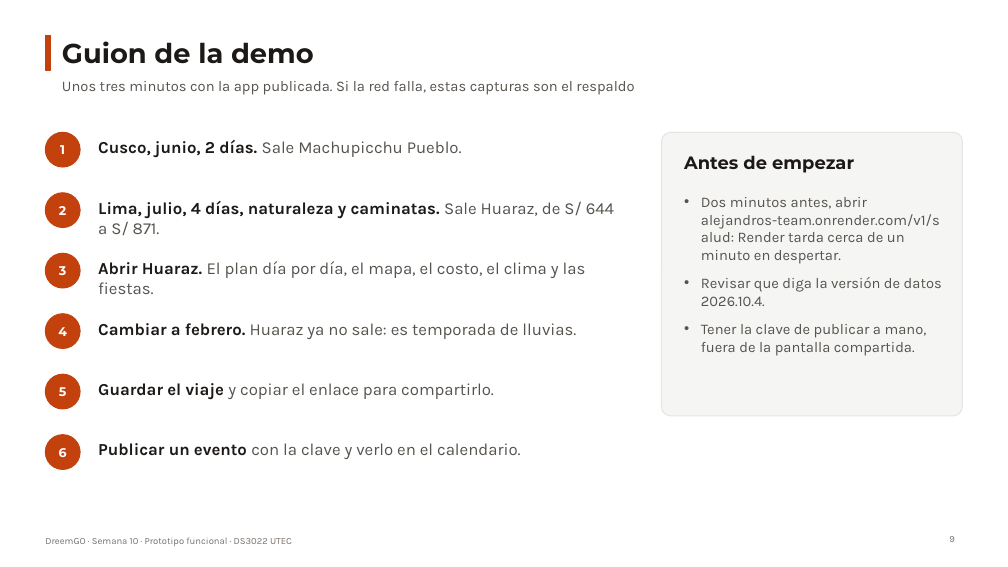
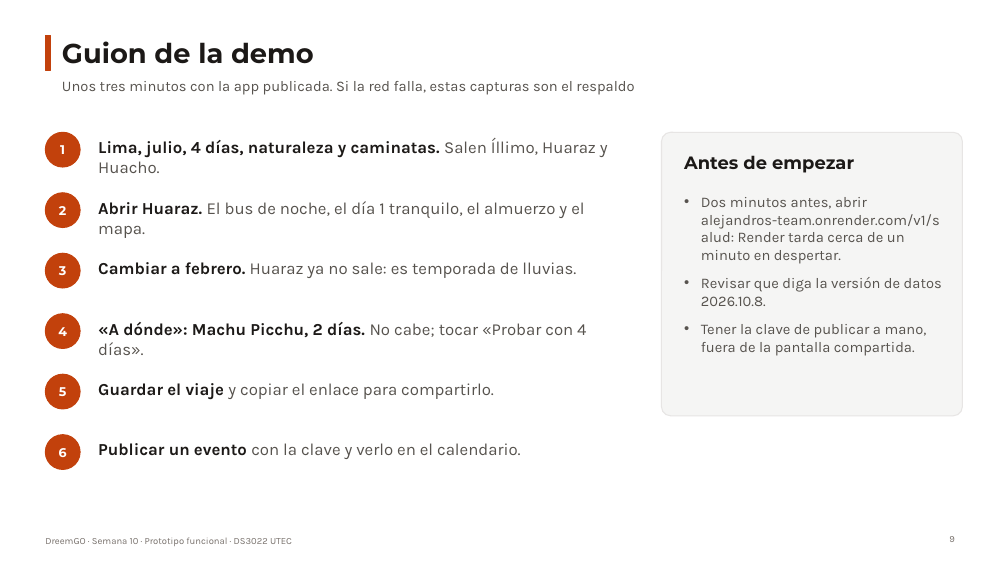
Before and after one commit to oswaldoaqm/Alejandros-Team, a slide deck: slide 9 of deliveries/week10/PresentationWeek10.pptx. Drawn at 1008x567 pixels with LibreOffice and Linux fonts; fonts in the diff are those of the drawing. Boxes give left, top, right and bottom in pixels: in the first picture for what was removed or moved away, otherwise in the second. Text is boxed around its words. In the diff, an @@ line names an element or a change of style, - is before the commit and + after.

```diff
--- a/deliveries/week10/PresentationWeek10.pptx
+++ b/deliveries/week10/PresentationWeek10.pptx
@@ text at [98,138,608,173]: text changed; text colour #57534E to #1C1917; bold on @@
-Cusco, junio, 2 días. Sale Machupicchu Pueblo.
+Lima, julio, 4 días, naturaleza y caminatas. Salen Íllimo, Huaraz y Huacho.
@@ text at [98,201,584,238]: text changed; text colour #1C1917 to #57534E; bold off @@
-Lima, julio, 4 días, naturaleza y caminatas. Sale Huaraz, de S/ 644 a S/ 871.
+Abrir Huaraz. El bus de noche, el día 1 tranquilo, el almuerzo y el mapa.
@@ text "Cambiar a febrero. Huaraz ya ...": place and size @@
-text "Cambiar a febrero. Huaraz ya ..." at [98,323,576,339]
+text "Cambiar a febrero. Huaraz ya ..." at [98,262,576,278]
@@ text removed at [98,261,586,294] @@
-Abrir Huaraz. El plan día por día, el mapa, el costo, el clima y las fiestas.
@@ text at [701,277,942,306]: text changed @@
-• Revisar que diga la versión de datos 2026.10.4.
+• Revisar que diga la versión de datos 2026.10.8.
@@ text added at [98,322,586,355], 16 pt, text #57534E @@
+«A dónde»: Machu Picchu, 2 días. No cabe; tocar «Probar con 4 días».
```
Also in this commit, not shown: 17 other slides changed, 2 slides added, 1 slide removed, 1 other file.
